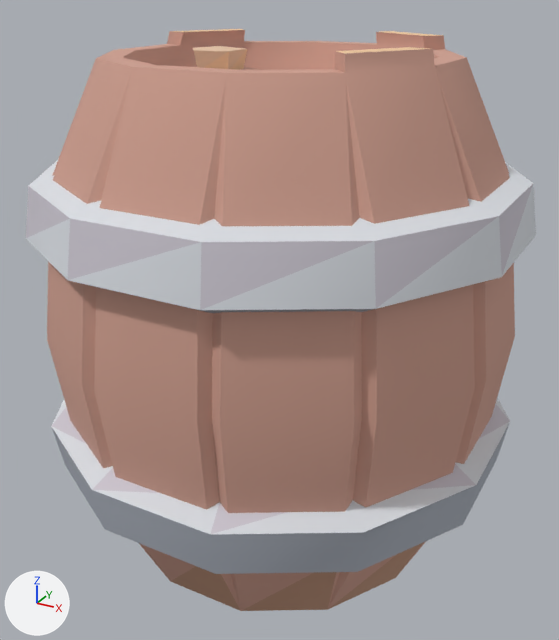
The glTF model example_game/world/props/barrel.prop/model.glb as it was, and as the next commit left it.
Before and after are seen from a camera (50 mm lens) standing at (0.963, -1.759, 1.511) and looking at (0.005, -0.017, 0.64). Every picture has the same lights, and +X, +Y and +Z are marked at lower left. The picture after the commit comes second. Vertices at exactly the same position are counted once.

Objects in the first picture: 'model'.
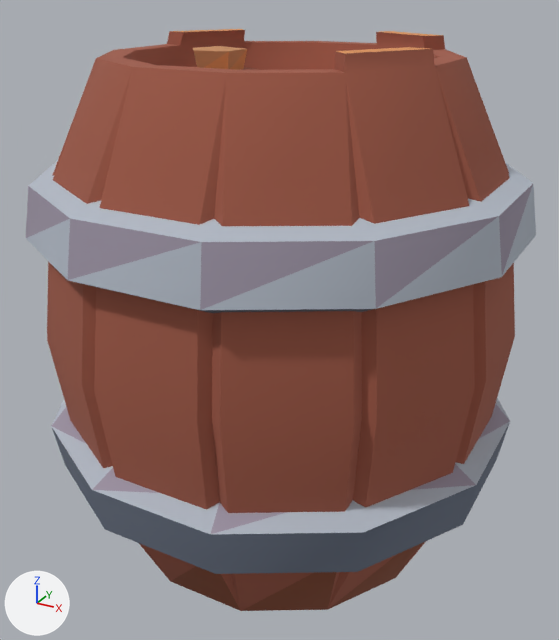
Location of each change, (x1, y1, x2, y2) in pixels of the pictures (559 x 640 px):
part 1 of me_model, recoloured (beige to brown)
    both: (47, 29, 515, 611)
part 2 of me_model, recoloured (white to light grey)
    both: (26, 160, 536, 534)
part 3 of me_model, recoloured
    both: (52, 283, 510, 574)

What changed in the scene script:
```text
Change me_model:
    where me_model.from_pydata(...)  # 310 vertices, 561 faces; spans x -0.63..0.63, y -0.63..0.63, z -0.02..1.38
    used by ob_model
    me_model part 1: 417 faces centred in x -0.6..0.6, y -0.6..0.6, z -0.02..1.38 are repainted in the vertex colours; the middle colour goes from beige #d0a090 to brown #a05a47
    me_model part 2: 72 faces centred in x -0.623..0.623, y -0.623..0.623, z 0.41..1.078 are repainted in the vertex colours; the middle colour goes from white #dbdfe5 to light grey #b4bcc8
    me_model part 3: 72 faces centred in x -0.623..0.623, y -0.623..0.623, z 0.248..0.916 are repainted in the vertex colours; the middle colour goes from grey #adb3be to greyish blue #6a7384
```
